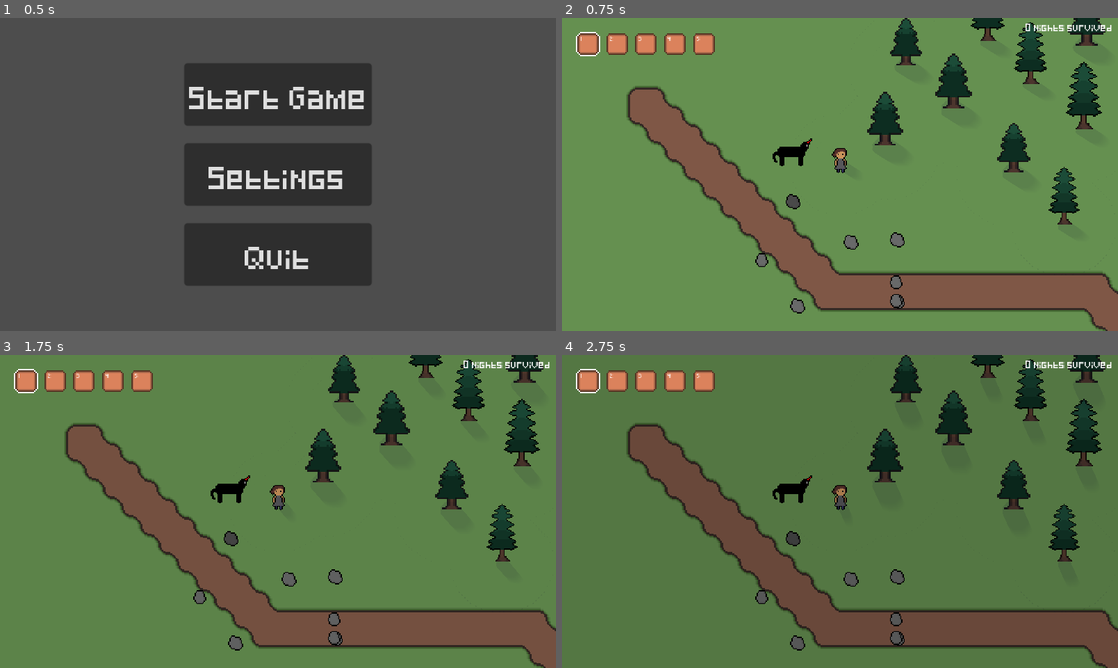
Above: before the commit, frames 1-4 (two rows, left to right).
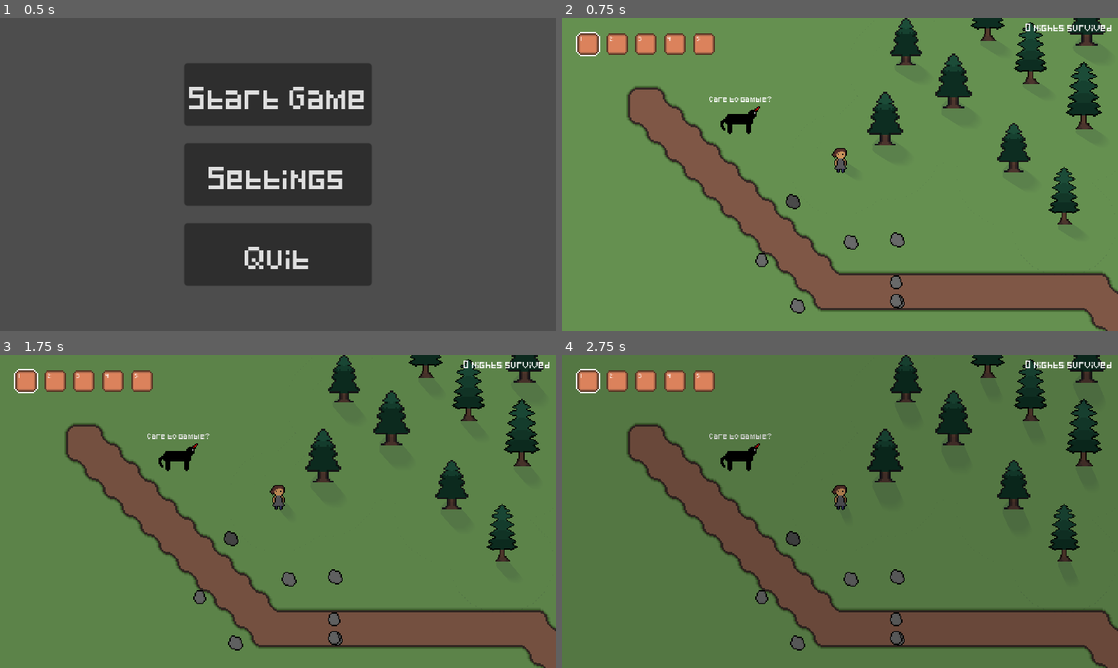
Above: after the commit, the same moments.

Repository: StormLight14/nightfall-mirror
Game: Godot game, scene res://ui/menus/main/main_menu.tscn
The game is run twice, just before and just after one commit, with the same random seed, the same clock (stepped at 60 frames per second) and the same inputs.
Inputs:
- Up to frame 1 (0.5 s): no input
- Up to frame 2 (0.75 s): click "Start Game" at 0.5 s
- Up to frame 3 (1.75 s): click "1" at 1.25 s
- Up to frame 4 (2.75 s): click "2" at 2 s

Frame 1 is identical in both runs. In frame 2, 0.6% of the frame differs, in the area x 26-45%, y 25-48%; in frame 3, 0.6%; in frame 4, 0.6%.
Error in both runs: Invalid access to property or key '<null>' on a base object of type 'Array'. (res://ui/inventory/inventory_slot.gd:46)

Commit message:
give evil unicorn some dialogue!

Diff:
--- a/entities/evil_unicorn/evil_unicorn.gd
+++ b/entities/evil_unicorn/evil_unicorn.gd
@@ -9,3 +9,12 @@
 
 func despawn() -> void:
 	queue_free()
+
+func _on_interact_area_body_entered(body: Node2D) -> void:
+	$Dialogue.text = "Press E to play my game."
+
+func _on_interact_area_body_exited(body: Node2D) -> void:
+	$Dialogue.text = ""
+
+func _on_visible_on_screen_notifier_2d_screen_entered() -> void:
+	$DespawnTimer.start()
--- a/entities/evil_unicorn/evil_unicorn.tscn
+++ b/entities/evil_unicorn/evil_unicorn.tscn
@@ -1,10 +1,37 @@
-[gd_scene load_steps=3 format=3 uid="uid://7rm38r62ddlr"]
+[gd_scene load_steps=4 format=3 uid="uid://7rm38r62ddlr"]
 
 [ext_resource type="Script" path="res://entities/evil_unicorn/evil_unicorn.gd" id="1_1nl76"]
 [ext_resource type="Texture2D" uid="uid://cbb7hkmoomyjd" path="res://entities/evil_unicorn/evil_unicorn_static.png" id="2_nquhj"]
+
+[sub_resource type="CircleShape2D" id="CircleShape2D_dhkj0"]
+radius = 45.1774
 
 [node name="EvilUnicorn" type="CharacterBody2D"]
 script = ExtResource("1_1nl76")
 
 [node name="Sprite2D" type="Sprite2D" parent="."]
 texture = ExtResource("2_nquhj")
+
+[node name="Dialogue" type="Label" parent="."]
+offset_left = -64.0
+offset_top = -25.0
+offset_right = 64.0
+offset_bottom = -13.0
+text = "Care to gamble?"
+horizontal_alignment = 1
+
+[node name="InteractArea" type="Area2D" parent="."]
+collision_layer = 0
+collision_mask = 4
+
+[node name="CollisionShape2D" type="CollisionShape2D" parent="InteractArea"]
+shape = SubResource("CircleShape2D_dhkj0")
+
+[node name="DespawnTimer" type="Timer" parent="."]
+wait_time = 30.0
+
+[node name="VisibleOnScreenNotifier2D" type="VisibleOnScreenNotifier2D" parent="."]
+
+[connection signal="body_entered" from="InteractArea" to="." method="_on_interact_area_body_entered"]
+[connection signal="body_exited" from="InteractArea" to="." method="_on_interact_area_body_exited"]
+[connection signal="screen_entered" from="VisibleOnScreenNotifier2D" to="." method="_on_visible_on_screen_notifier_2d_screen_entered"]
--- a/scenes/main/island.tscn
+++ b/scenes/main/island.tscn
@@ -597,7 +597,7 @@
 is_shapeshifter = true
 
 [node name="EvilUnicorn" parent="Objects" instance=ExtResource("11_reqk3")]
-position = Vector2(-33, -8)
+position = Vector2(-78, -36)
 
 [node name="CreatureSpawns" type="Node2D" parent="."]
 
Not shown, added: export_presets.cfg
